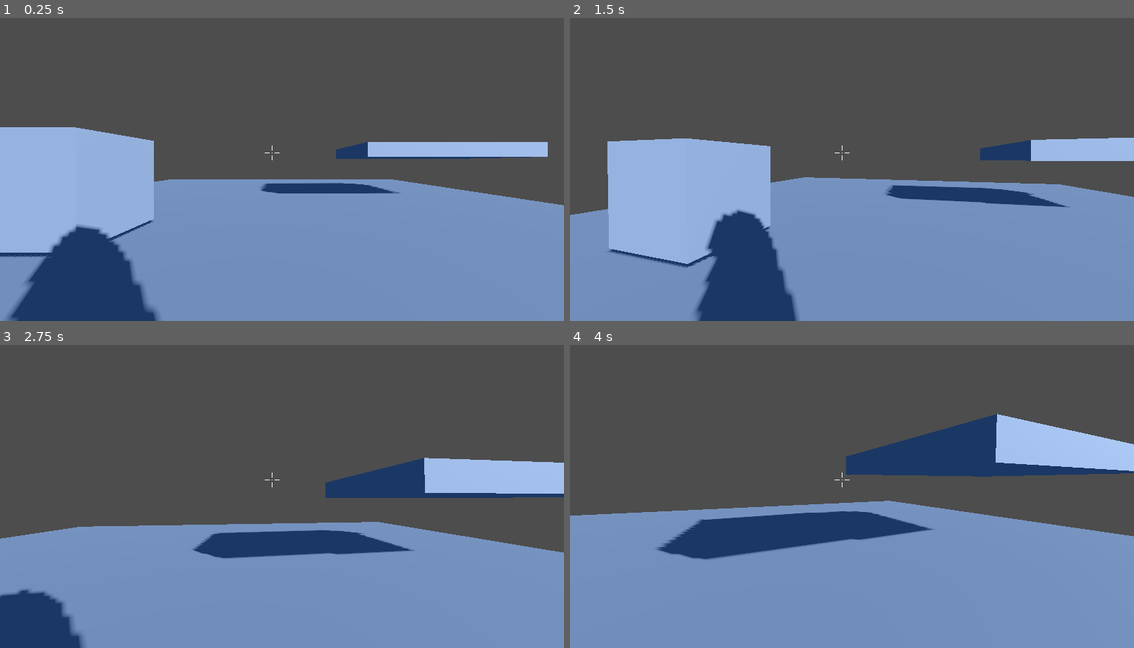
Above: before the commit, frames 1-4 (two rows, left to right).
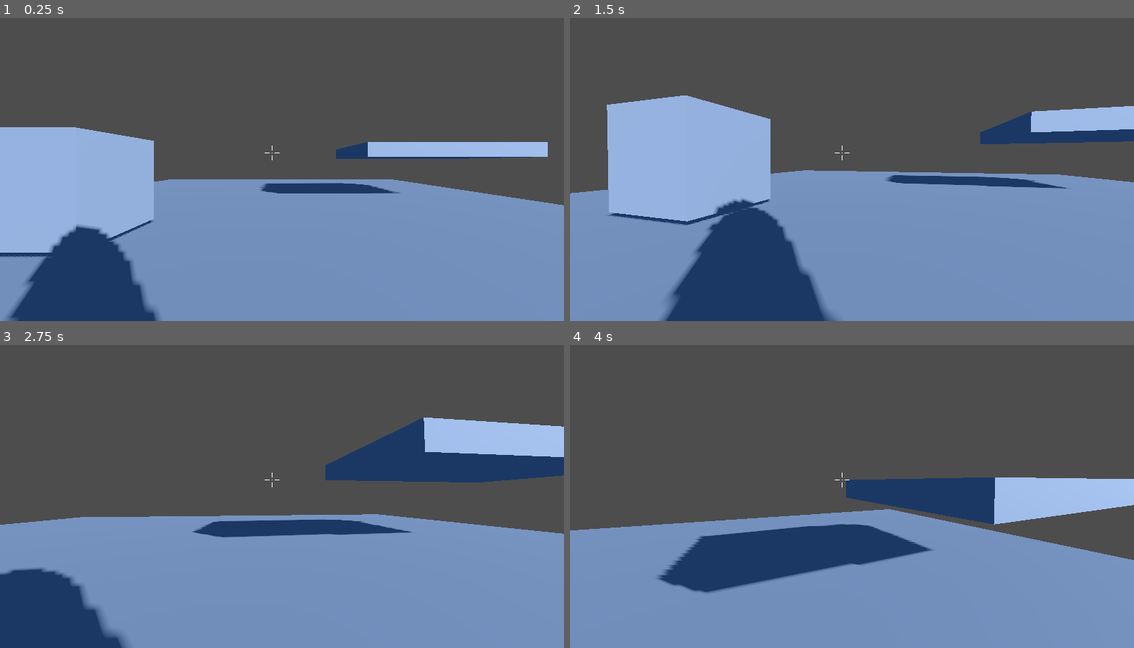
Above: after the commit, the same moments.

Repository: chpassos/fps_test
Game: Godot game, scene res://scenes/levels/world_test.tscn
Two runs of this game, one before a commit and one after it. Both use one fixed random seed, a clock stepped at 60 frames per second and the inputs below. The project has no main scene, so this scene is started directly.
Inputs (mouse positions are in pixels of both pictures, inside the frame that each line leads up to):
- Up to frame 1 (0.25 s): no input
- Up to frame 2 (1.5 s): tap Enter at 0.5 s; move the mouse to (880, 160) at 0.52 s; hold W (move_forward) from 0.53 s (still down); tap Space (jump) at 0.6, 0.77, 1.07 s; move the mouse to (823, 163) at 1.27 s; tap Ctrl (crouch) at 1.35 s
- Up to frame 3 (2.75 s): keep holding W (move_forward); tap Space (jump) at 1.52, 1.55, 1.82, 2.3 s; move the mouse to (293, 484) at 2.02 s; hold Shift (run) from 2.03 s (still down)
- Up to frame 4 (4 s): keep holding W (move_forward); move the mouse to (846, 493) at 2.77 s; release Shift (run) at 2.78 s; tap Space (jump) at 2.85, 3.02, 3.32, 3.77, 3.8 s; move the mouse to (891, 493) at 3.52 s; hold Ctrl (crouch) from 3.53 s (still down)

The runs differ from the first frame. In frame 2, 18% of the frame differs, in the area x 0-100%, y 25-100%; in frame 3, 18%; in frame 4, 23%, in the area x 0-100%, y 22-82%.

Commit message:
Improvements on player jump. gets heavier when mid-air

Diff:
--- a/scenes/player/player.gd
+++ b/scenes/player/player.gd
@@ -1,4 +1,9 @@
 extends CharacterBody3D
+
+
+const FALL_ACCELERATION: float = 5.0
+const MAX_FALL_SPEED: float = -50.0
+
 
 # Captures mouse movement
 var _mouse_input: bool = false # is the mouse moving?
@@ -138,15 +143,22 @@
 
 
 func _physics_process(delta):
+
 	_update_camera(delta)
 
 	# Add the gravity.
 	if not is_on_floor():
 		velocity += get_gravity() * delta
+		velocity.y -= FALL_ACCELERATION * delta  # Accelerate downward
 
-	# Handle jump.
+	# Cap the falling speed
+	if velocity.y < MAX_FALL_SPEED:
+		velocity.y = MAX_FALL_SPEED
+
+	## Handle jump.
 	if Input.is_action_just_pressed("jump") and is_on_floor() and _is_crouching == false:
 		velocity.y = JUMP_VELOCITY
+
 
 	# Get the input direction and handle the movement/deceleration.
 	# As good practice, you should replace UI actions with custom gameplay actions.
